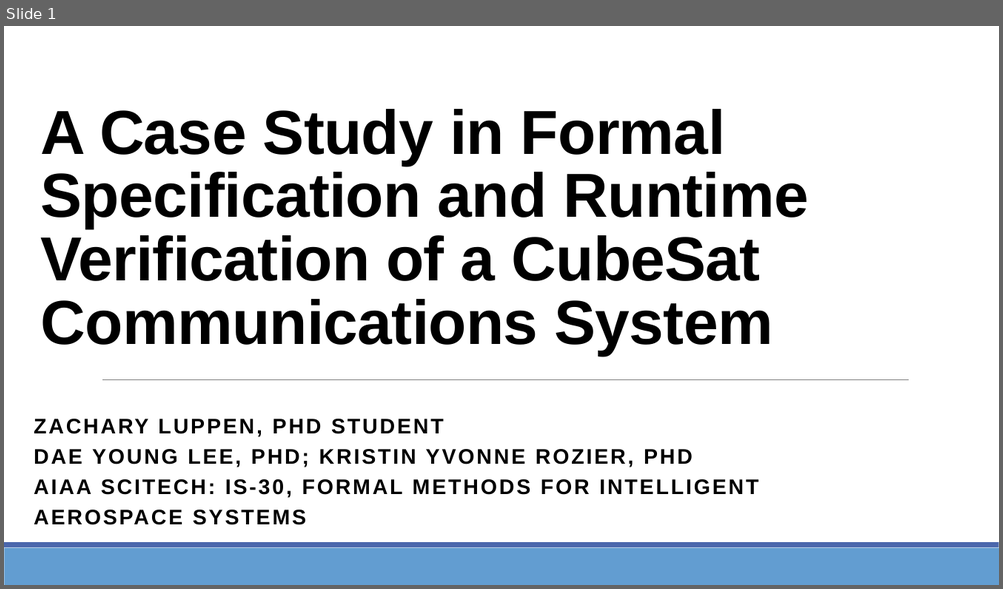
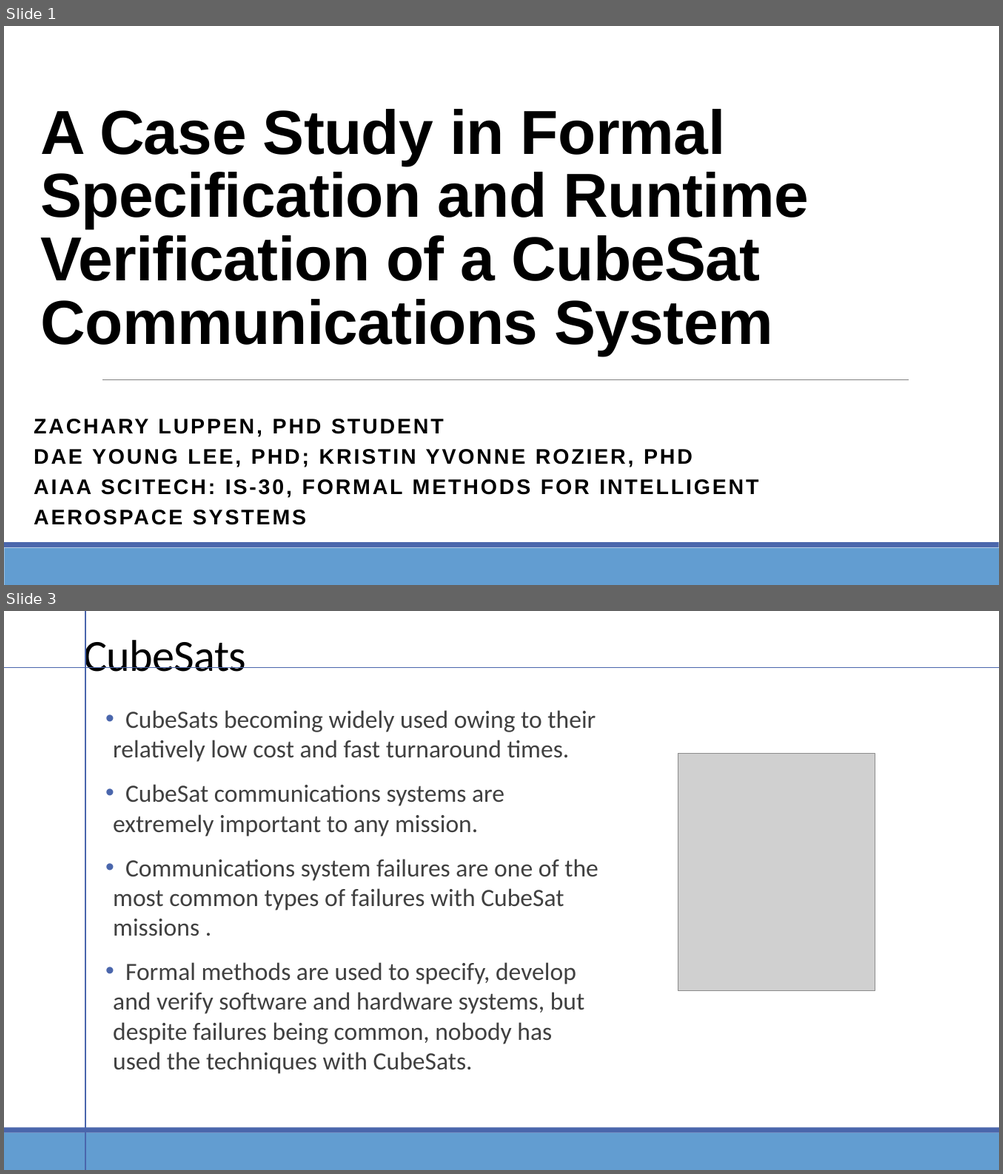
Before and after one commit to daylee/Satellite_Telemetry, a slide deck: Presentations/AIAASciTechPresentation.pptx. Shown one above the other, each under a label of ours: slide 1 before the commit, slides 1 and 3 after it; the slides between them are not shown. The pictures are 1003x589 and 1003x1174 pixels, drawn with LibreOffice and Linux fonts; fonts in the diff are those of the drawing; grey boxes stand for pictures. Boxes give left, top, right and bottom in pixels: in the first picture for what was removed or moved away, otherwise in the second. Text is boxed around its words. In the diff, an @@ line names an element or a change of style, - is before the commit and + after.

```diff
--- a/Presentations/AIAASciTechPresentation.pptx
+++ b/Presentations/AIAASciTechPresentation.pptx
@@ slide 3 added at (4, 611, 999, 1170), background #FFFFFF; not listed: 2 template elements that a slide beside it also shows @@
@@ line added from (85, 611) to (85, 1170), #4A66AC 1 pt @@
@@ title added at (84, 634, 247, 681), 43 pt, text #000000 @@
+CubeSats
@@ line added from (4, 668) to (999, 668), #4A66AC 1 pt @@
@@ text added at (113, 710, 598, 1074), 24 pt, text #404040 @@
+• CubeSats becoming widely used owing to their relatively low cost and fast turnaround times.
+• CubeSat communications systems are extremely important to any mission.
+• Communications system failures are one of the most common types of failures with CubeSat missions .
+• Formal methods are used to specify, develop and verify software and hardware systems, but despite failures being common, nobody has used the techniques with CubeSats.
@@ rectangle added at (4, 732, 999, 754), fill #FFFFFF @@
@@ line added from (102, 753) to (915, 753), #808080 0.5 pt @@
@@ picture added at (678, 754, 875, 991) @@
```
Also in this commit, not shown: 2 slides changed, 5 other slides added, 2 slides removed.
